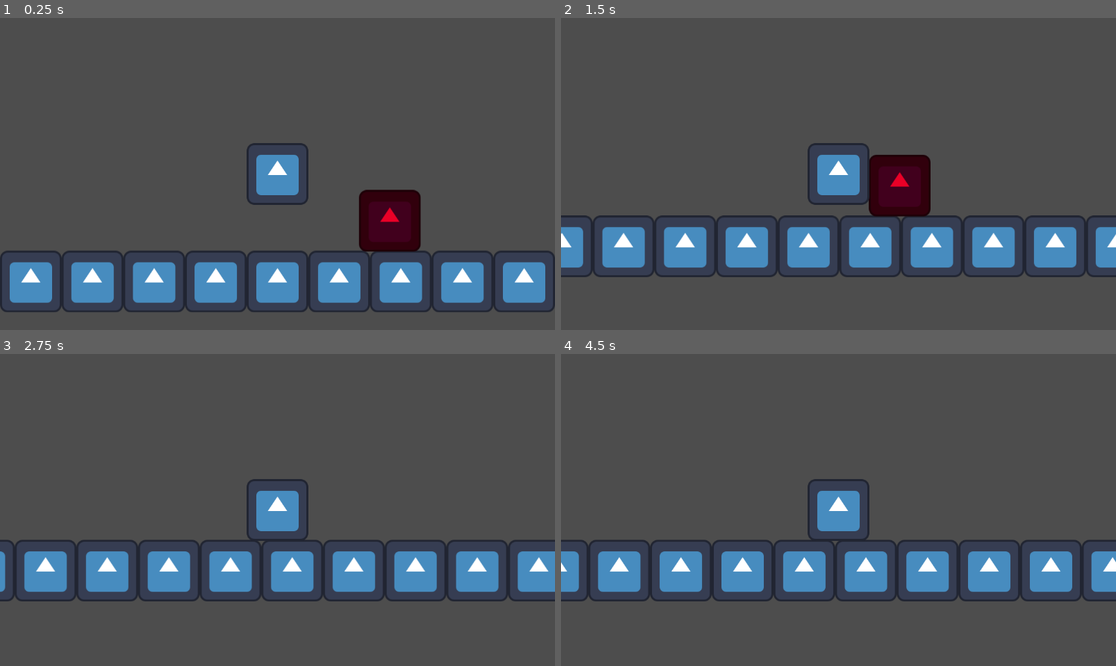
Above: before the commit, frames 1-4 (two rows, left to right).
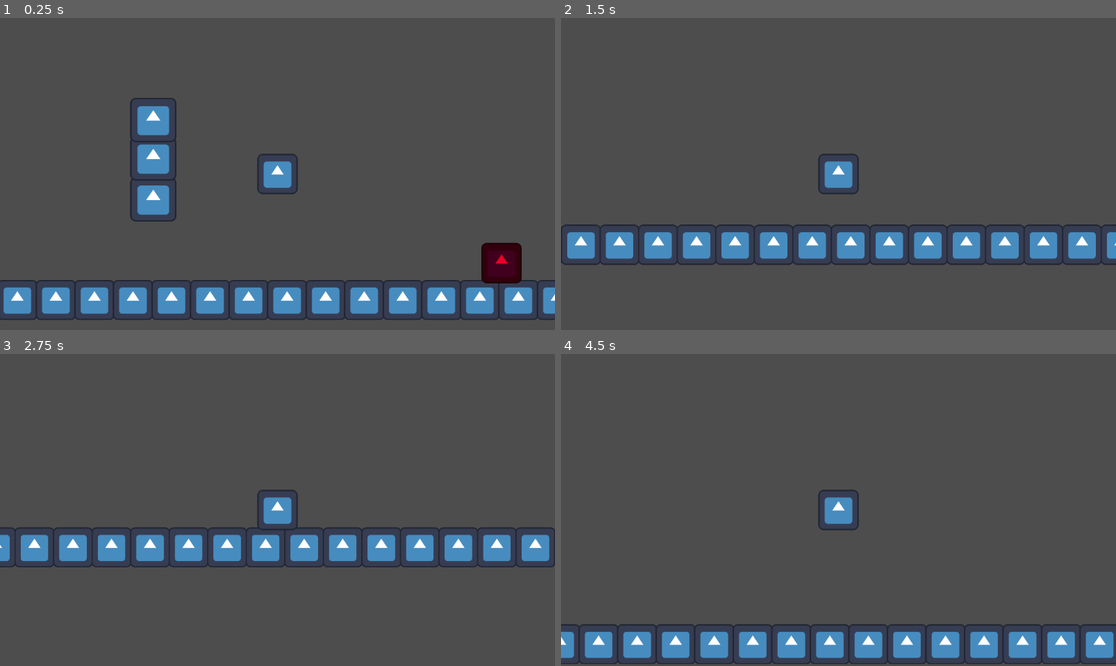
Above: after the commit, the same moments.

Repository: Dev-Karol1111/GMTK-2025
Game: Godot game, scene res://Scenes/TestScenes/test_ray.tscn
Two runs of this game, one before a commit and one after it. Both use one fixed random seed, a clock stepped at 60 frames per second and the inputs below. This scene is started directly instead of the project's main scene. The engine's default icon, where the game draws it, is replaced by a stand-in: a white triangle on a blue panel in a dark square.
Inputs:
- Up to frame 1 (0.25 s): no input
- Up to frame 2 (1.5 s): hold D (move_right) from 0.53 s (still down); tap Shift (dash) at 0.6 s; tap W (jump) at 0.77, 0.8, 1.07, 1.35 s
- Up to frame 3 (2.75 s): tap W (jump) at 1.52, 1.82, 2.3 s; tap Shift (dash) at 1.55, 2.1 s; release D (move_right) at 2.03 s; hold A (move_left) from 2.03 s (still down)
- Up to frame 4 (4.5 s): release A (move_left) at 2.78 s; hold D (move_right) 2.78-4.28 s; tap Shift (dash) at 2.85, 4.35 s; tap W (jump) at 3.02, 3.32, 3.6, 3.77, 4.07 s; hold A (move_left) from 4.28 s (still down)

The runs differ from the first frame. In frame 1, 19% of the frame differs, in the area x 0-100%, y 25-97%; in frame 2, 13%; in frame 3, 16%; in frame 4, 20%, in the area x 0-100%, y 40-100%.

Commit message:
Fixed scaling and modular dash to destroy blocks

Diff:
--- a/Scenes/Blocks/destructible_block.tscn
+++ b/Scenes/Blocks/destructible_block.tscn
@@ -5,7 +5,7 @@
 [sub_resource type="RectangleShape2D" id="RectangleShape2D_d4nwr"]
 size = Vector2(19, 18)
 
-[node name="destructible_block" type="StaticBody2D"]
+[node name="destructible_block" type="StaticBody2D" groups=["Destructible"]]
 
 [node name="Sprite2D" type="Sprite2D" parent="."]
 position = Vector2(-9.5625, 9.21875)
--- a/Scenes/Components/dash_component.tscn
+++ b/Scenes/Components/dash_component.tscn
@@ -2,13 +2,17 @@
 
 [ext_resource type="Script" uid="uid://c32wxbemocsb2" path="res://Scripts/Mechanics/dash_component.gd" id="1_b382s"]
 
-[node name="DashComponent" type="Node" node_paths=PackedStringArray("timer")]
+[node name="DashComponent" type="Node" node_paths=PackedStringArray("timer", "cd_timer")]
 script = ExtResource("1_b382s")
+timer = NodePath("Timer")
+cd_timer = NodePath("Cooldown")
 speed = 1000.0
-timer = NodePath("Timer")
 
 [node name="Timer" type="Timer" parent="."]
 wait_time = 0.3
 one_shot = true
 
+[node name="Cooldown" type="Timer" parent="."]
+one_shot = true
+
 [connection signal="timeout" from="Timer" to="." method="_on_timer_timeout"]
--- a/Scenes/Entities/Characters/modular_player.tscn
+++ b/Scenes/Entities/Characters/modular_player.tscn
@@ -9,7 +9,10 @@
 [ext_resource type="PackedScene" uid="uid://d322q8a7ysijw" path="res://Scenes/Components/dash_component.tscn" id="7_jore7"]
 
 [sub_resource type="RectangleShape2D" id="RectangleShape2D_wjttw"]
-size = Vector2(128, 128)
+size = Vector2(16.5756, 16.6825)
+
+[sub_resource type="RectangleShape2D" id="RectangleShape2D_jore7"]
+size = Vector2(22, 14.1092)
 
 [node name="ModularPlayer" type="CharacterBody2D" node_paths=PackedStringArray("gravity_component", "input_component", "movement_component", "jump_component", "dash_component")]
 script = ExtResource("1_pasck")
@@ -20,18 +23,34 @@
 dash_component = NodePath("DashComponent")
 
 [node name="Sprite2D" type="Sprite2D" parent="."]
+scale = Vector2(0.13, 0.13)
 texture = ExtResource("1_um57e")
 
 [node name="CollisionShape2D" type="CollisionShape2D" parent="."]
+position = Vector2(0.000237465, 0.0233169)
 shape = SubResource("RectangleShape2D_wjttw")
 
 [node name="GravityComponent" parent="." instance=ExtResource("3_pquip")]
+gravity = 800.0
+boost = true
 
 [node name="InputComponent" parent="." instance=ExtResource("4_004tn")]
 
 [node name="MovementComponent" parent="." instance=ExtResource("5_tnlsu")]
+speed = 50.0
+ground_accel_speed = 10.0
+ground_decel_speed = 5.0
 
 [node name="AdvancedJumpComponent" parent="." instance=ExtResource("6_tnlsu")]
-jump_velocity = -500.0
+jump_velocity = -250.0
 
 [node name="DashComponent" parent="." instance=ExtResource("7_jore7")]
+speed = 250.0
+
+[node name="Area2D" type="Area2D" parent="."]
+
+[node name="CollisionShape2D" type="CollisionShape2D" parent="Area2D"]
+position = Vector2(0, -0.054594)
+shape = SubResource("RectangleShape2D_jore7")
+
+[connection signal="body_entered" from="Area2D" to="DashComponent" method="_on_area_entered"]
--- a/Scenes/Entities/Enemies/base_enemy.tscn
+++ b/Scenes/Entities/Enemies/base_enemy.tscn
@@ -7,9 +7,9 @@
 [ext_resource type="PackedScene" uid="uid://ctrowwr6c6g44" path="res://Scenes/Components/basic_ai_component.tscn" id="5_urb0h"]
 
 [sub_resource type="RectangleShape2D" id="RectangleShape2D_cvnsp"]
-size = Vector2(126, 128)
+size = Vector2(16.6275, 16.6275)
 
-[node name="enemy" type="CharacterBody2D" node_paths=PackedStringArray("gravity_component", "brain_component", "movement_component")]
+[node name="enemy" type="CharacterBody2D" node_paths=PackedStringArray("gravity_component", "brain_component", "movement_component") groups=["Destructible"]]
 script = ExtResource("1_2mbgu")
 gravity_component = NodePath("GravityComponent")
 brain_component = NodePath("BasicAiComponent")
@@ -17,16 +17,18 @@
 
 [node name="Sprite2D" type="Sprite2D" parent="."]
 modulate = Color(0.915247, 0.00103127, 0.152841, 1)
+scale = Vector2(0.13, 0.13)
 texture = ExtResource("2_t2m80")
 
 [node name="CollisionShape2D" type="CollisionShape2D" parent="."]
+position = Vector2(-0.00196362, -0.0330882)
 shape = SubResource("RectangleShape2D_cvnsp")
 
 [node name="GravityComponent" parent="." instance=ExtResource("3_3xf1h")]
 
 [node name="MovementComponent" parent="." instance=ExtResource("4_urb0h")]
-speed = 100.0
-ground_accel_speed = 50.0
-ground_decel_speed = 100.0
+speed = 30.0
+ground_accel_speed = 10.0
+ground_decel_speed = 10.0
 
 [node name="BasicAiComponent" parent="." instance=ExtResource("5_urb0h")]
--- a/Scenes/TestScenes/test_ray.tscn
+++ b/Scenes/TestScenes/test_ray.tscn
@@ -1,9 +1,10 @@
-[gd_scene load_steps=7 format=3 uid="uid://b27vd0057ygql"]
+[gd_scene load_steps=8 format=3 uid="uid://b27vd0057ygql"]
 
 [ext_resource type="Script" uid="uid://3aebmyokkf03" path="res://Scenes/TestScenes/ray_test.gd" id="2_2ivv3"]
 [ext_resource type="Texture2D" uid="uid://13fn0dfbgkt5" path="res://icon.svg" id="2_16f11"]
 [ext_resource type="PackedScene" uid="uid://dkabndrqqw4l6" path="res://Scenes/Entities/Enemies/base_enemy.tscn" id="3_fipqr"]
 [ext_resource type="Script" uid="uid://dysoglmxvh54q" path="res://Scripts/UI/pause_menu.gd" id="4_17egt"]
+[ext_resource type="PackedScene" uid="uid://h7ti1a4p8leu" path="res://Scenes/Blocks/destructible_block.tscn" id="4_m8m4m"]
 [ext_resource type="PackedScene" uid="uid://c8shnce8qcjg1" path="res://Scenes/Entities/Characters/modular_player.tscn" id="5_fipqr"]
 
 [sub_resource type="WorldBoundaryShape2D" id="WorldBoundaryShape2D_16f11"]
@@ -14,19 +15,29 @@
 script = ExtResource("2_2ivv3")
 
 [node name="Parallax2D" type="Parallax2D" parent="floor"]
-repeat_size = Vector2(128, 0)
-repeat_times = 11
+repeat_size = Vector2(16, 0)
+repeat_times = 24
 
 [node name="Sprite2D" type="Sprite2D" parent="floor/Parallax2D"]
-position = Vector2(576, 636)
+position = Vector2(600, 92)
+scale = Vector2(0.13, 0.13)
 texture = ExtResource("2_16f11")
 
 [node name="CollisionShape2D" type="CollisionShape2D" parent="floor"]
-position = Vector2(576, 574)
+position = Vector2(479, 85)
 shape = SubResource("WorldBoundaryShape2D_16f11")
 
 [node name="enemy" parent="floor" instance=ExtResource("3_fipqr")]
-position = Vector2(960, 512)
+position = Vector2(168, 62)
+
+[node name="destructible_block" parent="floor" instance=ExtResource("4_m8m4m")]
+position = Vector2(26, 41)
+
+[node name="destructible_block2" parent="floor" instance=ExtResource("4_m8m4m")]
+position = Vector2(26, 24)
+
+[node name="destructible_block3" parent="floor" instance=ExtResource("4_m8m4m")]
+position = Vector2(26, 8)
 
 [node name="CanvasLayer" type="CanvasLayer" parent="."]
 
@@ -84,9 +95,10 @@
 text = "Exit"
 
 [node name="ModularPlayer" parent="." instance=ExtResource("5_fipqr")]
-position = Vector2(704, 384)
+position = Vector2(68, 13)
 
 [node name="Camera2D" type="Camera2D" parent="ModularPlayer"]
+zoom = Vector2(5, 5)
 
 [connection signal="pressed" from="CanvasLayer/pause_menu/VBoxContainer/Back  to game" to="CanvasLayer/pause_menu" method="_on_back_to_game_pressed"]
 [connection signal="pressed" from="CanvasLayer/pause_menu/VBoxContainer/Exit" to="CanvasLayer/pause_menu" method="_on_exit_pressed"]
--- a/Scripts/Mechanics/dash_component.gd
+++ b/Scripts/Mechanics/dash_component.gd
@@ -1,12 +1,16 @@
 class_name DashComponent
 extends Node
 
+@export_subgroup("Nodes")
+@export var timer:Timer
+@export var cd_timer:Timer
+
 @export_subgroup("Settings")
 @export var speed: float = 600.0
-@export var timer:Timer
 
 var prev_dir = 1
 var isDashing = false
+var b:CharacterBody2D
 
 func handle_dash(body: CharacterBody2D, direction: float, want_to_dash: bool)-> void:
 	if direction != 0:
@@ -14,9 +18,21 @@
 
 	handle_dash_timer(body, want_to_dash)
 
+#implement cd
 func handle_dash_timer(body: CharacterBody2D, want_to_dash: bool)->void:
-	if want_to_dash:
+	if want_to_dash and (not isDashing or cd_timer.is_stopped()):
 		timer.start()
+		isDashing = true
 
 	if not timer.is_stopped():
 		body.velocity.x = prev_dir * speed
+
+
+func _on_area_entered(body: Node2D):
+	if body.is_in_group("Destructible") and isDashing:
+		body.queue_free()
+	print(body)
+
+func _on_timer_timeout():
+	isDashing = false
+	cd_timer.start()
Not shown: 1 places in Scenes/Entities/Characters/modular_player.tscn that only renumber resources
